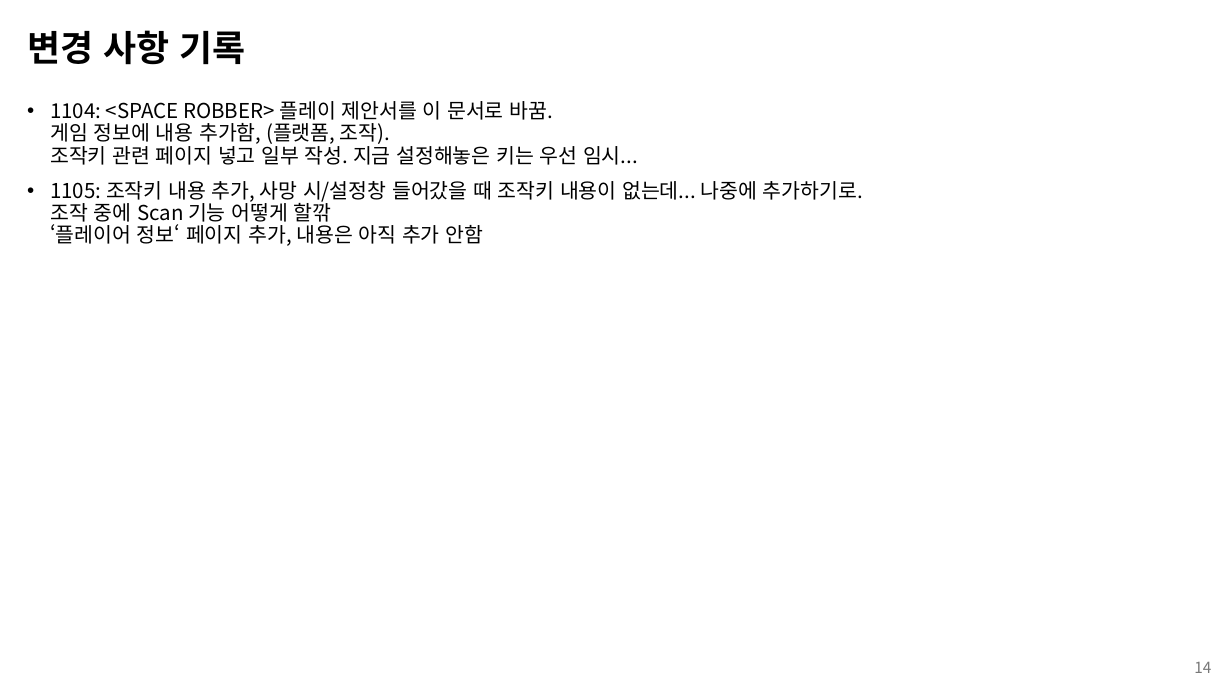
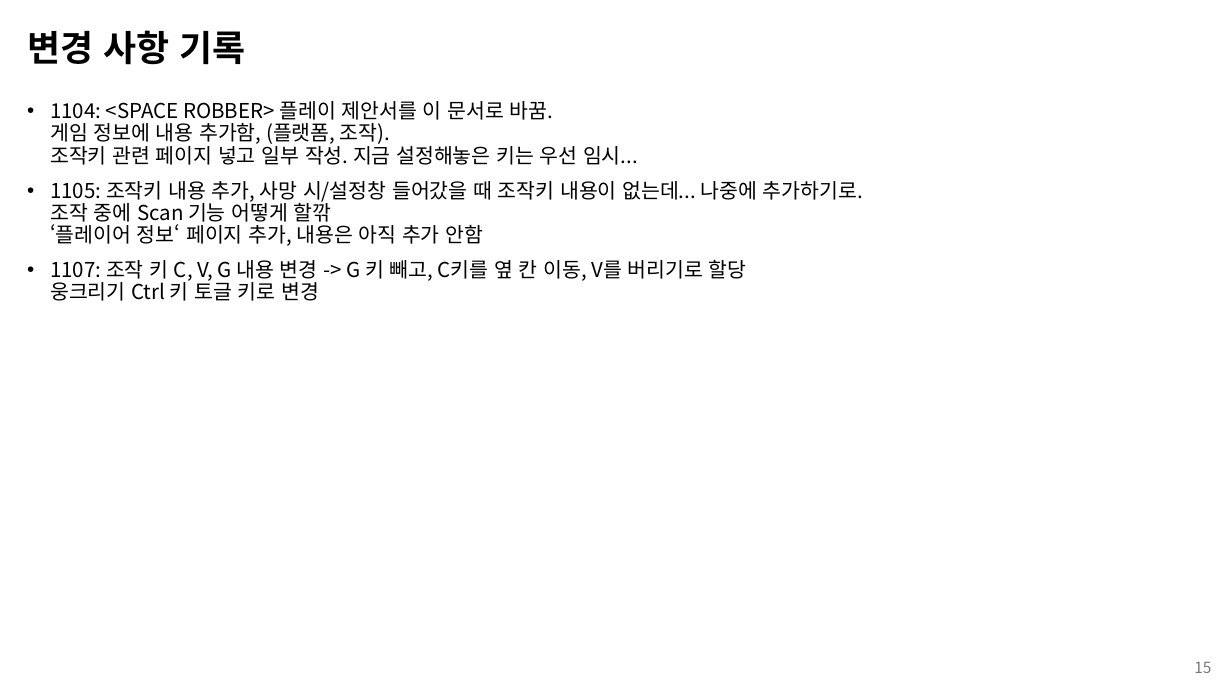
Before and after one commit to kimi5231/B1A2_project, a slide deck: slide 15 of 기획/SPACE ROBBER_기획서.pptx (slide 14 before the commit). Drawn at 1232x693 pixels with LibreOffice and Linux fonts; fonts in the diff are those of the drawing. Boxes give left, top, right and bottom in pixels: in the first picture for what was removed or moved away, otherwise in the second. Text is boxed around its words. In the diff, an @@ line names an element or a change of style, - is before the commit and + after.

Commit message:
SPACE ROBBER_기획서 업데이트
조작 키 내용 일부 수정

```diff
--- a/기획/SPACE ROBBER_기획서.pptx
+++ b/기획/SPACE ROBBER_기획서.pptx
@@ text at (x1=50, y1=260, x2=747, y2=301): paragraph added @@
+• 1107: 조작 키 C, V, G 내용 변경 -> G 키 빼고, C키를 옆 칸 이동, V를 버리기로 할당
+  웅크리기 Ctrl 키 토글 키로 변경
@@ page number at (x1=1194, y1=662, x2=1211, y2=673): text changed @@
-14
+15
```
Also in this commit, not shown: 2 other slides changed, 1 slide added.
